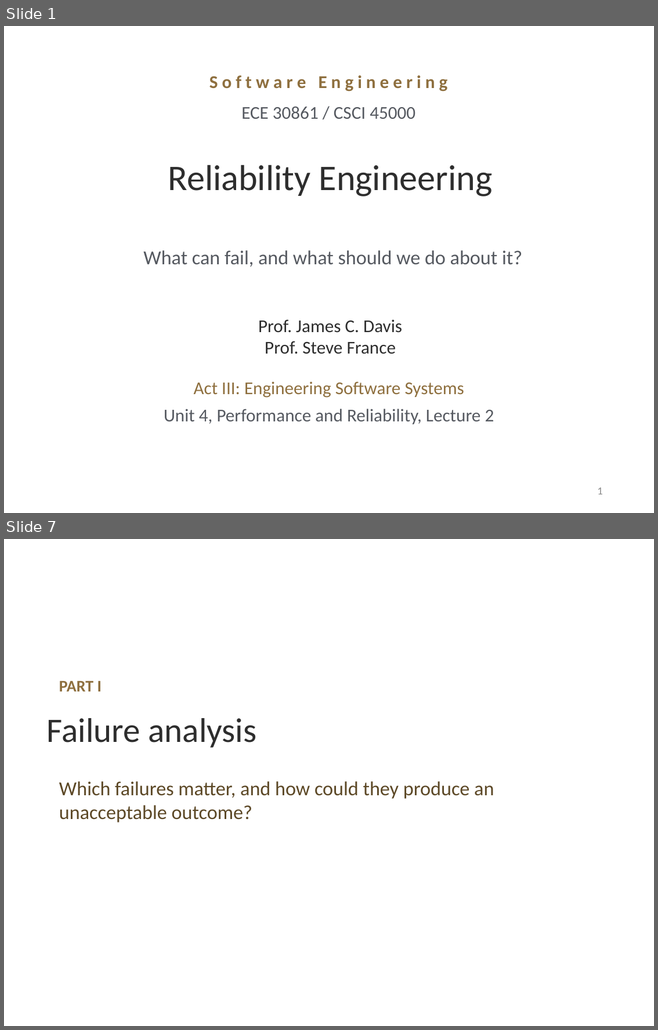
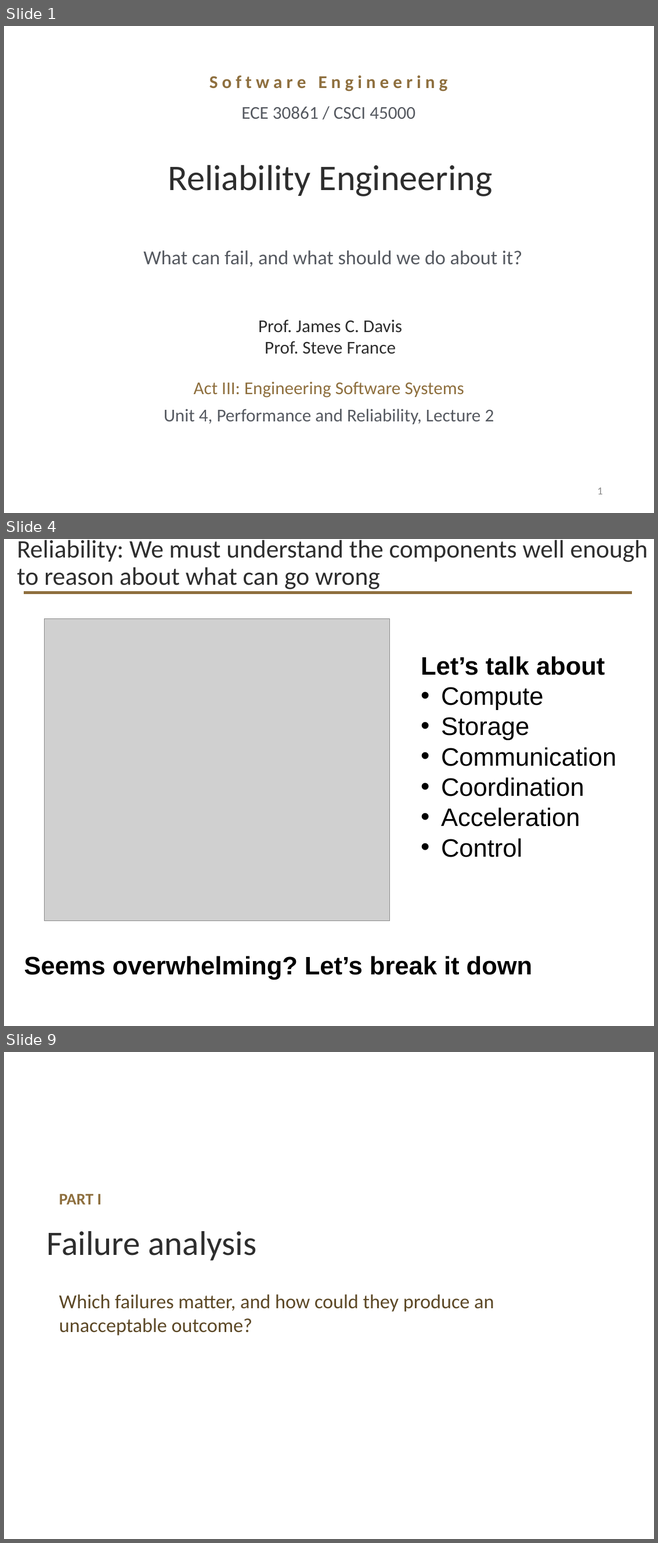
Before and after one commit to davisjam/model-based-agentic-software-engineering, a slide deck: course/lectures/act-3-software-in-the-world/04-performance-and-reliability/3-4-Performance-and-Reliability-2-Reliability-Engineering.pptx. Shown one above the other, each under a label of ours: slides 1 and 7 before the commit, slides 1, 4 and 9 after it; the slides between them are not shown. The pictures are 658x1030 and 658x1543 pixels, drawn with LibreOffice and Linux fonts; fonts in the diff are those of the drawing; grey boxes stand for pictures; background and template pictures are left out. Boxes give left, top, right and bottom in pixels: in the first picture for what was removed or moved away, otherwise in the second. Text is boxed around its words. In the diff, an @@ line names an element or a change of style, - is before the commit and + after.

```diff
--- a/course/lectures/act-3-software-in-the-world/04-performance-and-reliability/3-4-Performance-and-Reliability-2-Reliability-Engineering.pptx
+++ b/course/lectures/act-3-software-in-the-world/04-performance-and-reliability/3-4-Performance-and-Reliability-2-Reliability-Engineering.pptx
@@ slide 4 added at <box>4,539,654,1026</box>, background #FFFFFF @@
@@ title added at <box>17,540,648,592</box>, 28 pt, text #2D2D2D @@
+Reliability: We must understand the components well enough to reason about what can go wrong
@@ line added from (24, 593) to (632, 593), #8E6F3E 3 pt @@
@@ picture added at <box>44,619,390,921</box> @@
@@ text added at <box>420,656,616,857</box>, 28 pt, text #000000 @@
+Let’s talk about
+• Compute
+• Storage
+• Communication
+• Coordination
+• Acceleration
+• Control
@@ text added at <box>24,956,532,980</box>, 28 pt, text #000000, bold @@
+Seems overwhelming? Let’s break it down
@@ what was slide 7 is now slide 9 @@
```
Also in this commit, not shown: 23 slides changed, 8 other slides added, 3 slides removed, 2 other files.
